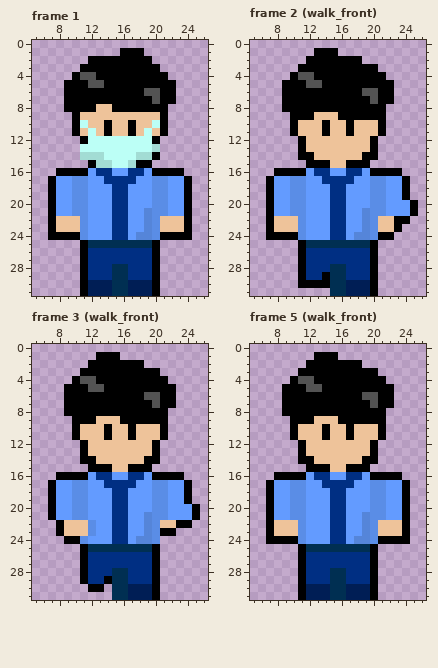
A pixel-art file gets an edit: Art/Aseprite/SangIn.aseprite. Above: the version before the commit.
32x32 pixels, 23 frames. Shown: frame 1: x 5..26, y 0..31; frame 2 (walk_front): x 5..26, y 0..31; frame 3 (walk_front): x 5..26, y 0..31; frame 5 (walk_front): x 5..26, y 0..31. The commit also changed other frames, which this record leaves out.
The same view after the edit:
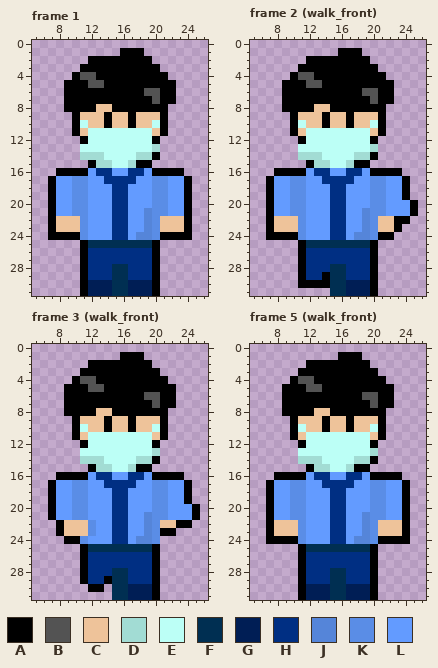
Palette (. is transparent): A #000000  B #535353  C #eec39a  D #a2dcd4  E #bcfff6  F #002f52  G #001e55  H #002f83  J #5585d9  K #5a8de6  L #639bff
Change:
{"where": "frame 1"}
{"frame":1,"y":9,"x":14,"old":"C","new":"A"}
{"frame":1,"y":9,"x":17,"old":"C","new":"A"}
{"frame":1,"y":11,"x":13,"old":"CACCAC","new":"EEEEEE"}
{"where": "frame 2 (walk_front)"}
{"frame":2,"y":1,"x":13,"old":"AAA...","new":"...AAA"}
{"frame":2,"y":2,"x":19,"old":".","new":"A"}
{"frame":2,"y":8,"x":13,"old":"AA","new":"CC"}
{"frame":2,"y":9,"x":11,"old":"AA","new":"CC"}
{"frame":2,"y":9,"x":14,"old":"C","new":"A"}
{"frame":2,"y":9,"x":16,"old":"A","new":"C"}
{"frame":2,"y":9,"x":18,"old":"AAA","new":"CCC"}
{"frame":2,"y":10,"x":11,"old":"C","new":"E"}
{"frame":2,"y":10,"x":20,"old":"C","new":"E"}
{"frame":2,"y":11,"x":12,"old":"CCACCACC","new":"EEEEEEEE"}
{"frame":2,"y":12,"x":12,"old":"CCCCCCCC","new":"EEEEEEEE"}
{"frame":2,"y":13,"x":11,"old":"ACCCCCCCCA","new":"EEEEEEEEED"}
{"frame":2,"y":14,"x":11,"old":"AACCCCCCA","new":"DDDEEEEDD"}
{"frame":2,"y":15,"x":13,"old":"AACCA","new":"DDEED"}
{"where": "frame 3 (walk_front)"}
{"frame":3,"y":1,"x":13,"old":"AAA...","new":"...AAA"}
{"frame":3,"y":2,"x":19,"old":".","new":"A"}
{"frame":3,"y":8,"x":13,"old":"AA","new":"CC"}
{"frame":3,"y":9,"x":11,"old":"AA","new":"CC"}
{"frame":3,"y":9,"x":14,"old":"C","new":"A"}
{"frame":3,"y":9,"x":16,"old":"A","new":"C"}
{"frame":3,"y":9,"x":18,"old":"AAA","new":"CCC"}
{"frame":3,"y":10,"x":11,"old":"C","new":"E"}
{"frame":3,"y":10,"x":20,"old":"C","new":"E"}
{"frame":3,"y":11,"x":12,"old":"CCACCACC","new":"EEEEEEEE"}
{"frame":3,"y":12,"x":12,"old":"CCCCCCCC","new":"EEEEEEEE"}
{"frame":3,"y":13,"x":11,"old":"ACCCCCCCCA","new":"EEEEEEEEED"}
{"frame":3,"y":14,"x":11,"old":"AACCCCCCA","new":"DDDEEEEDD"}
{"frame":3,"y":15,"x":13,"old":"AACCA","new":"DDEED"}
{"where": "frame 5 (walk_front)"}
{"frame":5,"y":1,"x":13,"old":"AAA...","new":"...AAA"}
{"frame":5,"y":2,"x":19,"old":".","new":"A"}
{"frame":5,"y":8,"x":13,"old":"AA","new":"CC"}
{"frame":5,"y":9,"x":11,"old":"AA","new":"CC"}
{"frame":5,"y":9,"x":14,"old":"C","new":"A"}
{"frame":5,"y":9,"x":16,"old":"A","new":"C"}
{"frame":5,"y":9,"x":18,"old":"AAA","new":"CCC"}
{"frame":5,"y":10,"x":11,"old":"C","new":"E"}
{"frame":5,"y":10,"x":20,"old":"C","new":"E"}
{"frame":5,"y":11,"x":12,"old":"CCACCACC","new":"EEEEEEEE"}
{"frame":5,"y":12,"x":12,"old":"CCCCCCCC","new":"EEEEEEEE"}
{"frame":5,"y":13,"x":11,"old":"ACCCCCCCCA","new":"EEEEEEEEED"}
{"frame":5,"y":14,"x":11,"old":"AACCCCCCA","new":"DDDEEEEDD"}
{"frame":5,"y":15,"x":13,"old":"AACCA","new":"DDEED"}
